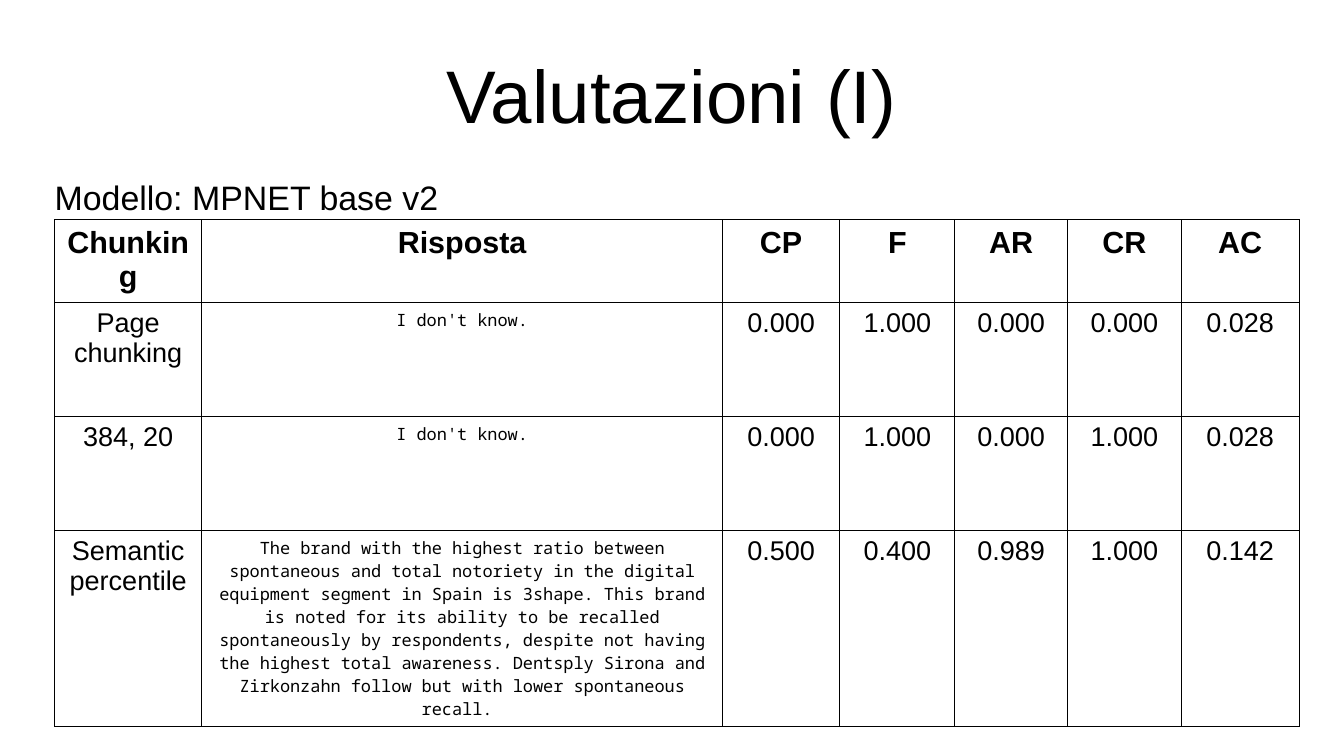
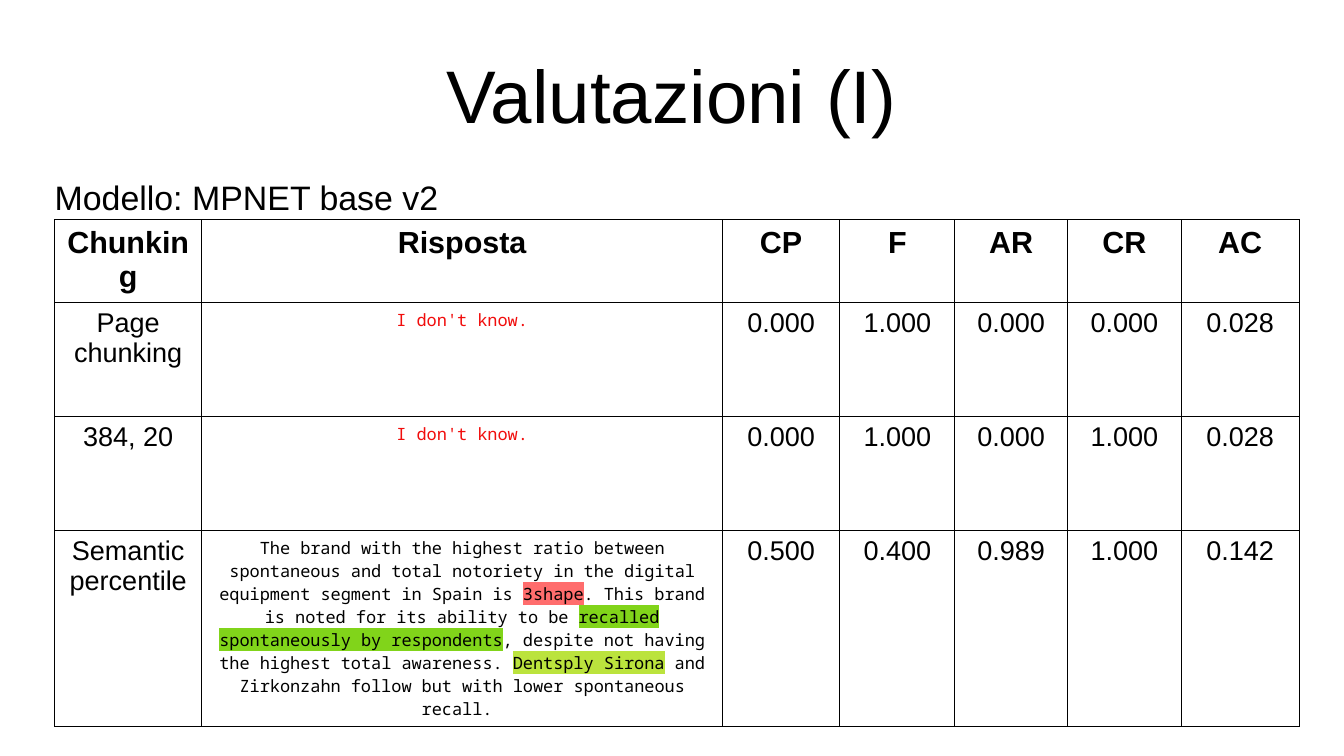
Before and after one commit to PietroNoto/Tesi, a slide deck: slide 9 of Appunti/Bozza presentazione keystone novembre.odp (slide 8 before the commit). Drawn at 1344x756 pixels with LibreOffice and Linux fonts; fonts in the diff are those of the drawing. Boxes give left, top, right and bottom in pixels: in the first picture for what was removed or moved away, otherwise in the second. Text is boxed around its words. In the diff, an @@ line names an element or a change of style, - is before the commit and + after.

```diff
--- a/Appunti/Bozza presentazione keystone novembre.odp
+++ b/Appunti/Bozza presentazione keystone novembre.odp
@@ table at [55,220,1299,719] @@
@@ text colour #000000 to #F10D0C in "I don't know.", "I don't know." @@
@@ highlight none to #FF6D6D in "3shape." @@
@@ highlight none to #81D41A in "recalled spontaneously by respondents," @@
@@ highlight none to #BBE33D in "Dentsply Sirona" @@
```
Also in this commit, not shown: 7 other slides changed, 1 slide added, 7 other files.
